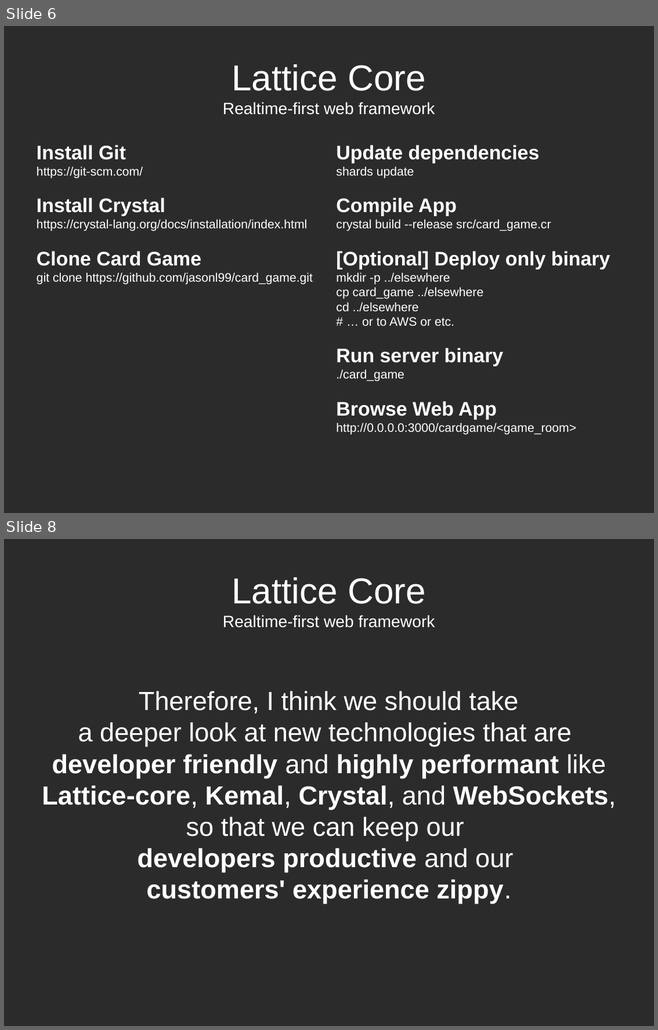
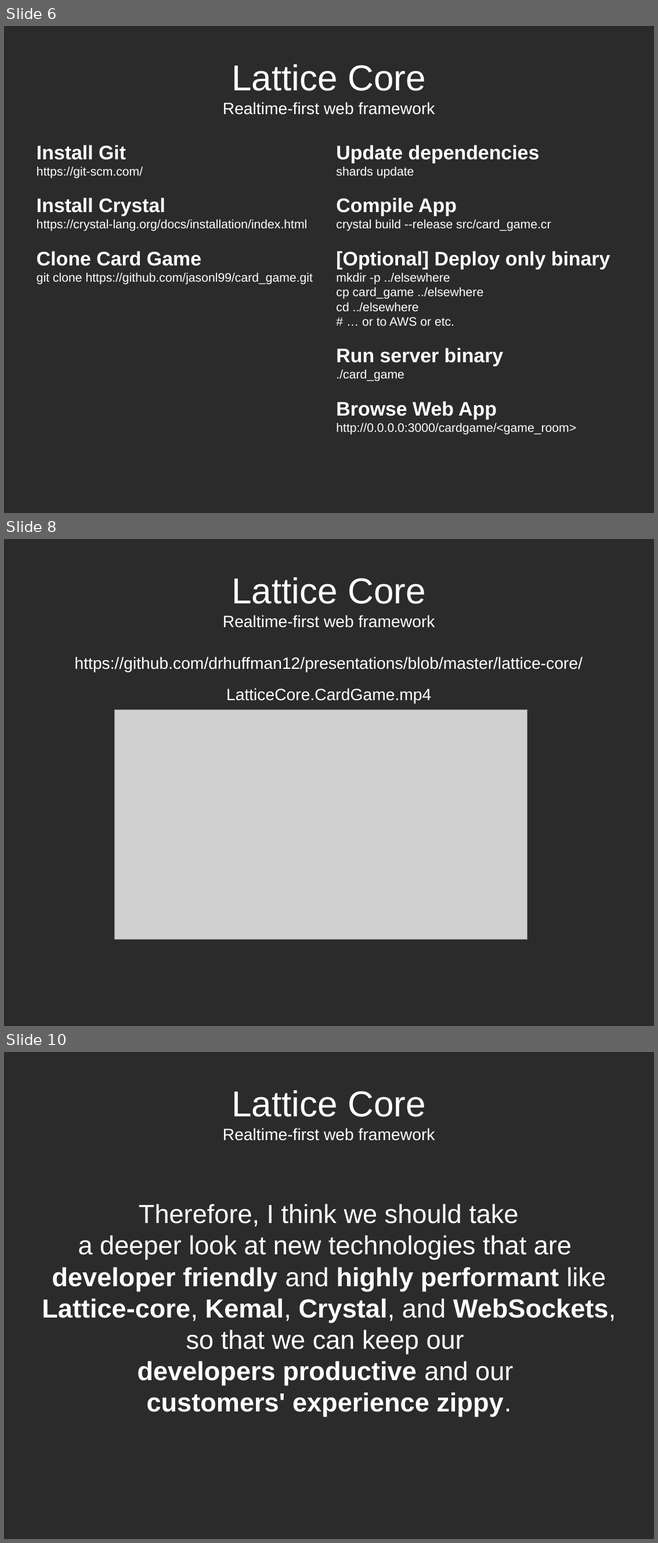
Before and after one commit to drhuffman12/presentations, a slide deck: lattice-core/RealtimeWebapps.LatticeCore.odp. Shown one above the other, each under a label of ours: slides 6 and 8 before the commit, slides 6, 8 and 10 after it; the slides between them are not shown. The pictures are 658x1030 and 658x1543 pixels, drawn with LibreOffice and Linux fonts; fonts in the diff are those of the drawing; grey boxes stand for pictures; background and template pictures are left out; a plain dark background stands for a picture behind light text. Boxes give left, top, right and bottom in pixels: in the first picture for what was removed or moved away, otherwise in the second. Text is boxed around its words. In the diff, an @@ line names an element or a change of style, - is before the commit and + after.

```diff
--- a/lattice-core/RealtimeWebapps.LatticeCore.odp
+++ b/lattice-core/RealtimeWebapps.LatticeCore.odp
@@ slide 8 added at (4,539,654,1026), background picture (left out) @@
@@ title added at (223,577,435,628), 20 pt, text #FFFFFF @@
+Lattice Core
+Realtime-first web framework
@@ text added at (75,657,582,704), 20 pt, text #FFFFFF @@
+https://github.com/drhuffman12/presentations/blob/master/lattice-core/
+LatticeCore.CardGame.mp4
@@ picture added at (115,710,528,940) @@
@@ what was slide 8 is now slide 10 @@
```
Also in this commit, not shown: 2 slides changed, 1 other slide added, 5 other files.
